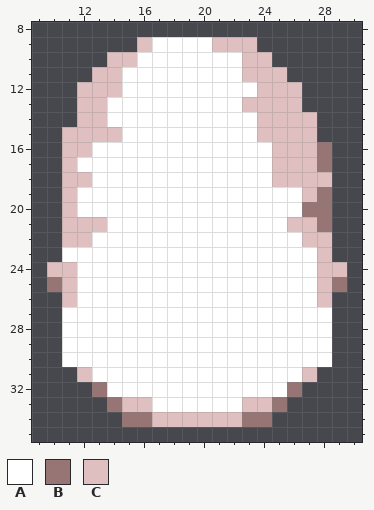
Two versions of one pixel-art sprite, Assets/Core/Female/Head/HeavyJawNormal.png. The picture above is the old version.
The file is 40x40 pixels. Shown: x 9..30, y 8..35.
Palette (. is transparent): A #ffffff  B #977575  C #dfbfbf
Pixels before, first column x 10:
 9 ......CAAAACCC......
10 ....CCAAAAAAACC.....
11 ...CCAAAAAAAACCC....
12 ..CCCAAAAAAAAACCC...
13 ..CCAAAAAAAAACCCC...
14 ..CCAAAAAAAAAACCCC..
15 .CCCCAAAAAAAAACCCC..
16 .CCAAAAAAAAAAAACCCB.
17 .CAAAAAAAAAAAAACCCB.
18 .CCAAAAAAAAAAAACCCC.
19 .CAAAAAAAAAAAAAAACB.
20 .CAAAAAAAAAAAAAAABB.
21 .CCCAAAAAAAAAAAACCB.
22 .CCAAAAAAAAAAAAAACC.
23 .AAAAAAAAAAAAAAAAAC.
24 CCAAAAAAAAAAAAAAAACC
25 BCAAAAAAAAAAAAAAAACB
26 .CAAAAAAAAAAAAAAAAC.
27 .AAAAAAAAAAAAAAAAAA.
28 .AAAAAAAAAAAAAAAAAA.
29 .AAAAAAAAAAAAAAAAAA.
30 .AAAAAAAAAAAAAAAAAA.
31 ..CAAAAAAAAAAAAAAC..
32 ...BAAAAAAAAAAAAB...
33 ....BCCAAAAAACCB....
34 .....BBCCCCCCBB.....
The result:
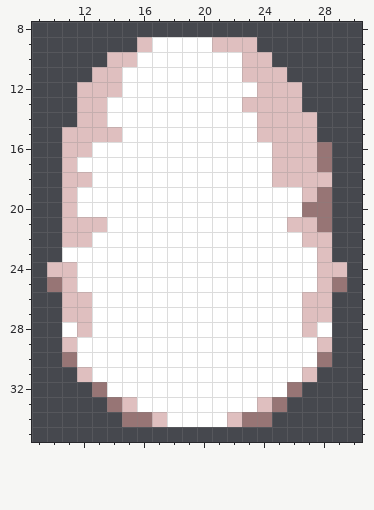
Edits made:
Changed rows in their new state; - is an unchanged pixel.
first column x 11:
26 -C--------------C-
27 CC--------------CC
28 -C--------------C-
29 C----------------C
30 B----------------B
33 -----A------A-----
34 -------AAAA-------
